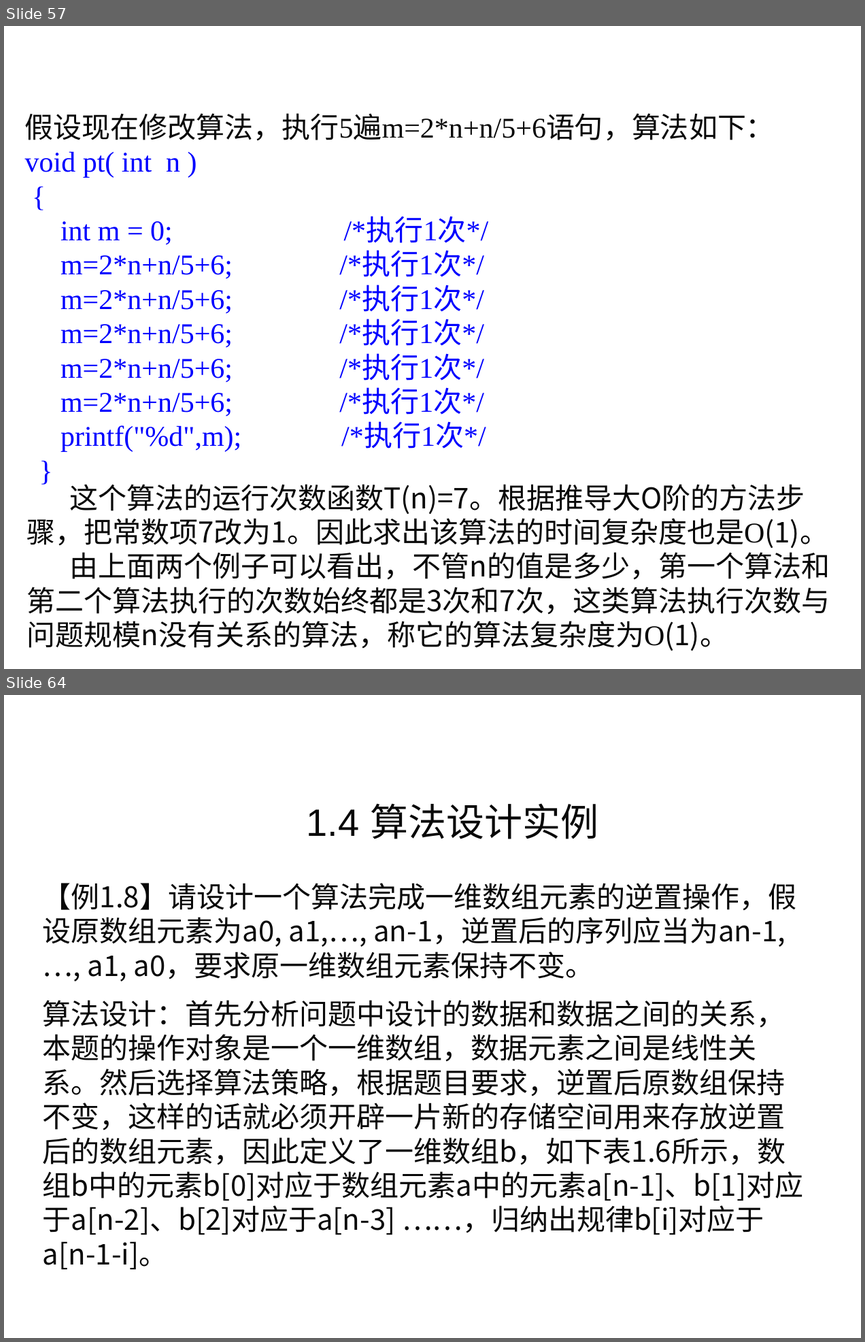
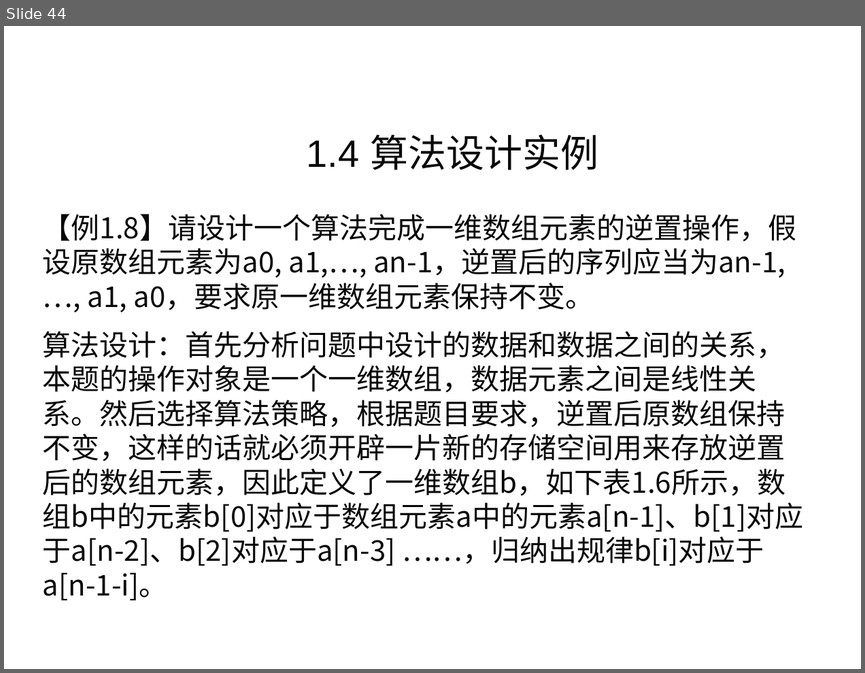
Before and after one commit to liutongling/DP, a slide deck: file/第1章 概论.pptx. Shown one above the other, each under a label of ours: slides 57 and 64 before the commit, slide 44 after it; the slides between them are not shown. The pictures are 865x1342 and 865x673 pixels, drawn with LibreOffice and Linux fonts; fonts in the diff are those of the drawing; background and template pictures are left out. Boxes give left, top, right and bottom in pixels: in the first picture for what was removed or moved away, otherwise in the second. Text is boxed around its words. In the diff, an @@ line names an element or a change of style, - is before the commit and + after.

```diff
--- a/file/第1章 概论.pptx
+++ b/file/第1章 概论.pptx
@@ slide 57 removed at <box>4,26,861,669</box>, background #FFFFFF @@
@@ text removed at <box>25,113,774,452</box> @@
-假设现在修改算法，执行5遍m=2*n+n/5+6语句，算法如下：
-void pt( int n )
-{
-int m = 0; /*执行1次*/
-m=2*n+n/5+6; /*执行1次*/
-m=2*n+n/5+6; /*执行1次*/
-m=2*n+n/5+6; /*执行1次*/
-m=2*n+n/5+6; /*执行1次*/
-m=2*n+n/5+6; /*执行1次*/
-printf("%d",m); /*执行1次*/
-}
@@ text removed at <box>26,484,830,650</box> @@
-这个算法的运行次数函数T(n)=7。根据推导大O阶的方法步骤，把常数项7改为1。因此求出该算法的时间复杂度也是O(1)。
-由上面两个例子可以看出，不管n的值是多少，第一个算法和第二个算法执行的次数始终都是3次和7次，这类算法执行次数与问题规模n没有关系的算法，称它的算法复杂度为O(1)。
@@ what was slide 64 is now slide 44 @@
```
Also in this commit, not shown: 5 slides changed, 9 slides added, 28 other slides removed.
